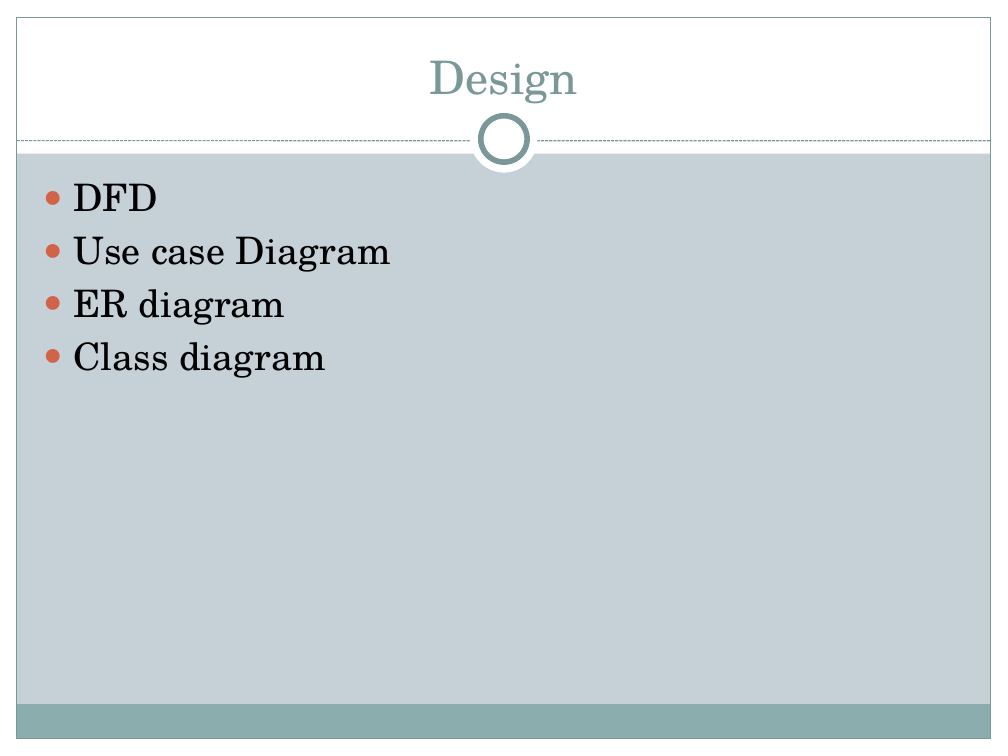
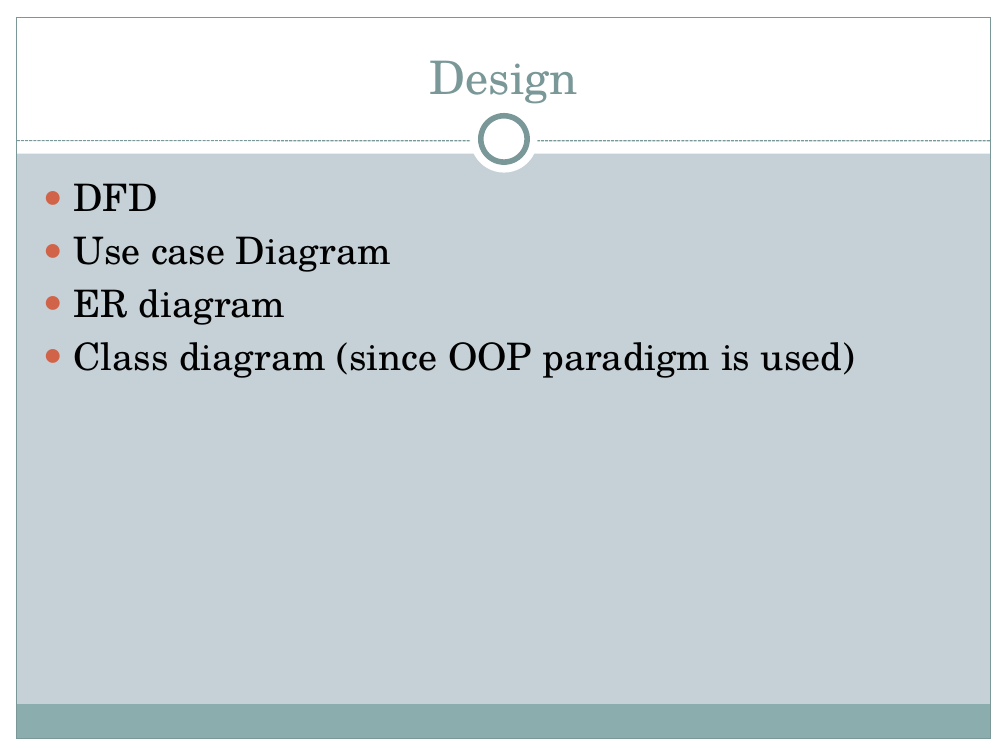
Before and after one commit to Bsccs/tutorial-site, a slide deck: slide 22 of documentation/project.pptx (slide 25 before the commit). Drawn at 1008x756 pixels with LibreOffice and Linux fonts; fonts in the diff are those of the drawing. Boxes give left, top, right and bottom in pixels: in the first picture for what was removed or moved away, otherwise in the second. Text is boxed around its words. In the diff, an @@ line names an element or a change of style, - is before the commit and + after.

```diff
--- a/documentation/project.pptx
+++ b/documentation/project.pptx
@@ text at <box>73,342,855,378</box>: text changed @@
-● Class diagram
+● Class diagram (since OOP paradigm is used)
```
Also in this commit, not shown: 10 other slides changed, 8 slides added, 7 slides removed, 13 other files.
